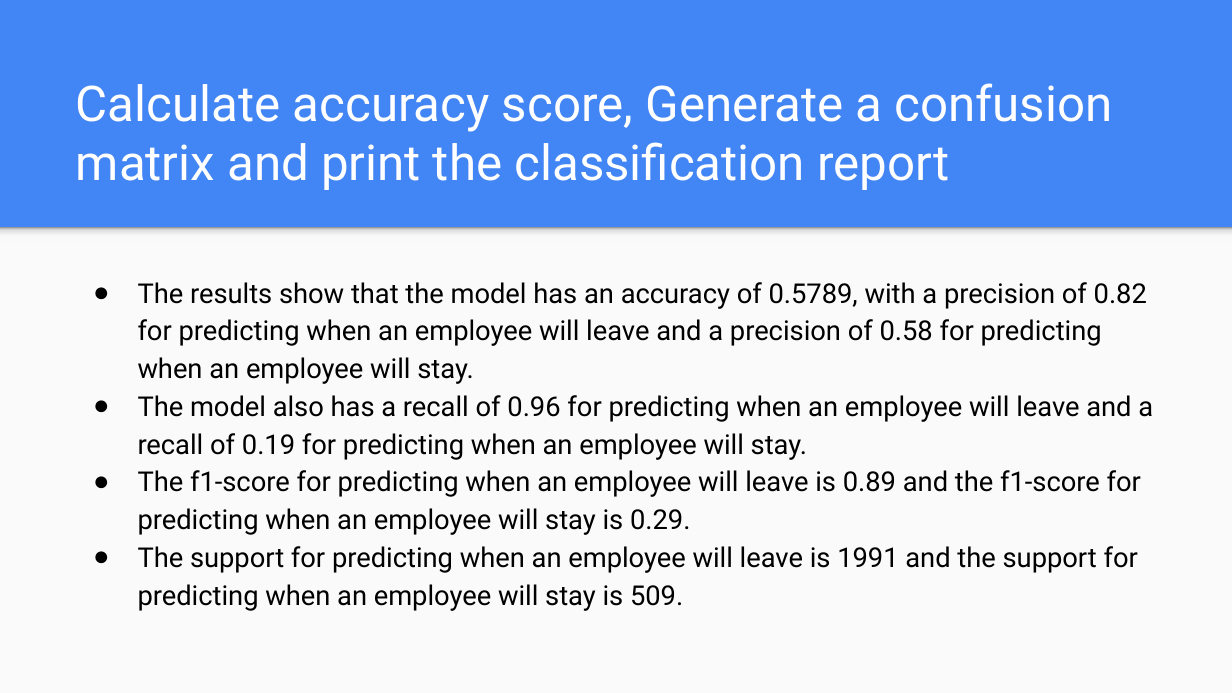
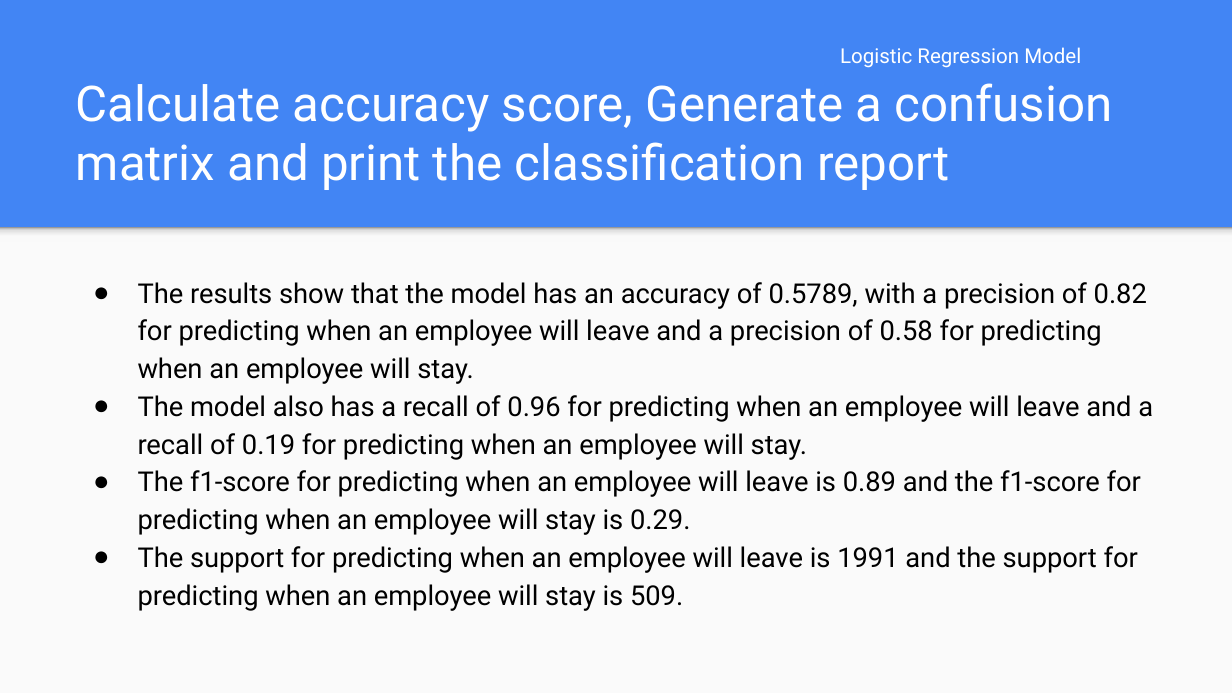
Before and after one commit to apakuki/FinTechBC-Project2, a slide deck: slide 12 of Customer Churn Prediction.pptx. Drawn at 1232x693 pixels with LibreOffice and Linux fonts; fonts in the diff are those of the drawing. Boxes give left, top, right and bottom in pixels: in the first picture for what was removed or moved away, otherwise in the second. Text is boxed around its words. In the diff, an @@ line names an element or a change of style, - is before the commit and + after.

```diff
--- a/Customer Churn Prediction.pptx
+++ b/Customer Churn Prediction.pptx
@@ text added at [840, 47, 1081, 68], 12 pt, text #FFFFFF @@
+Logistic Regression Model
```
Also in this commit, not shown: 8 other slides changed, 4 slides added, 4 slides removed, 8 other files.
